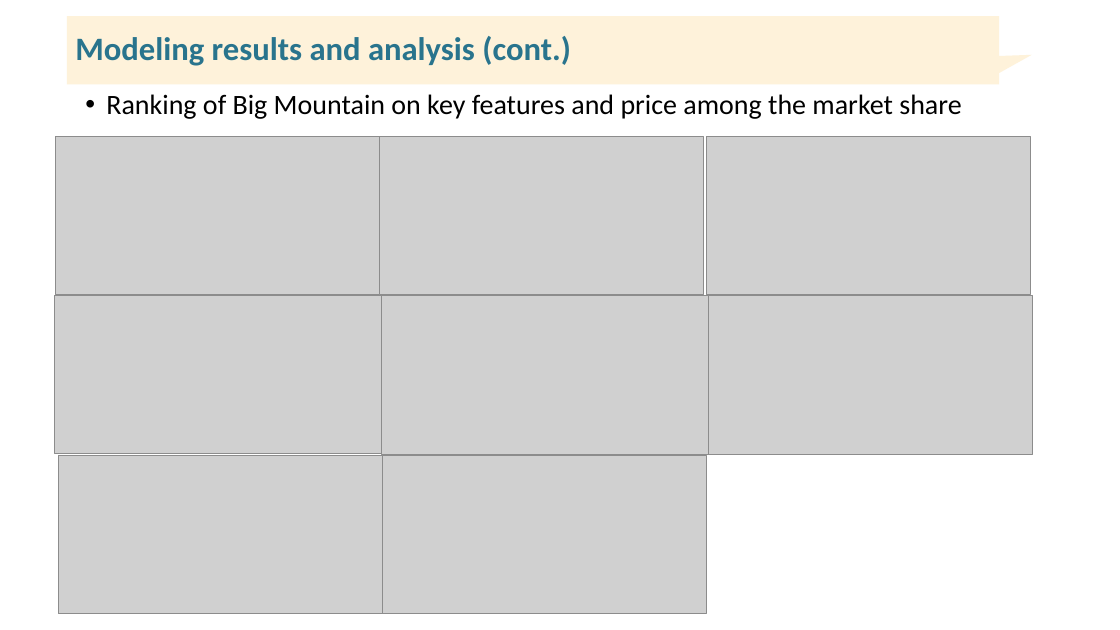
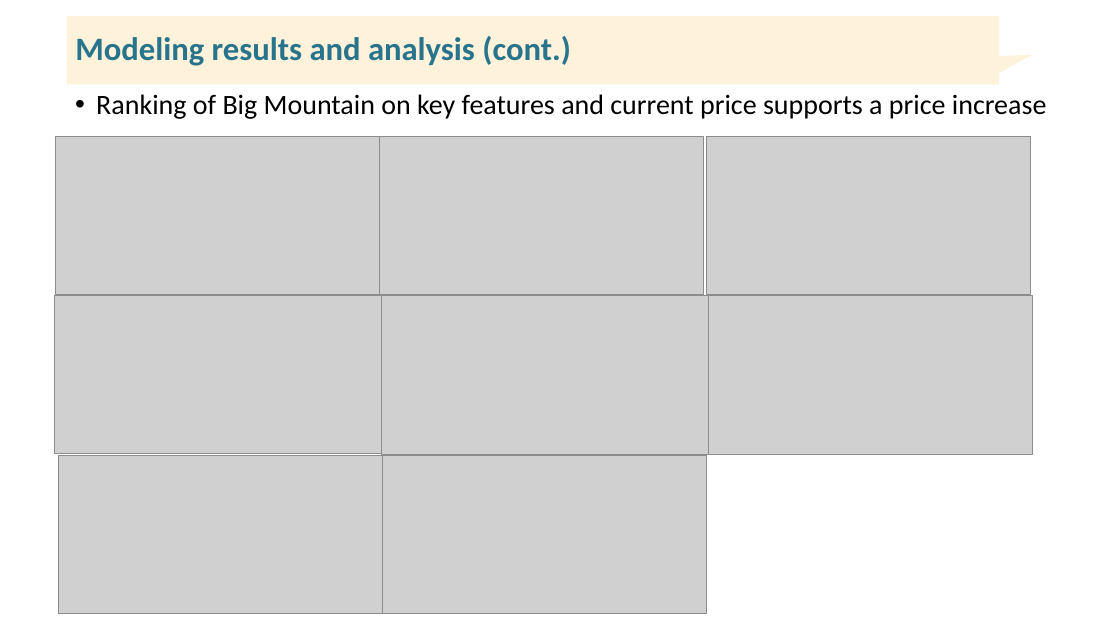
Before and after one commit to jhsshen/DataScienceGuidedCapstone, a slide deck: slide 6 of reports/Presentation for Management Team.pptx. Drawn at 1120x630 pixels with LibreOffice and Linux fonts; fonts in the diff are those of the drawing; grey boxes stand for pictures. Boxes give left, top, right and bottom in pixels: in the first picture for what was removed or moved away, otherwise in the second. Text is boxed around its words. In the diff, an @@ line names an element or a change of style, - is before the commit and + after.

```diff
--- a/reports/Presentation for Management Team.pptx
+++ b/reports/Presentation for Management Team.pptx
@@ text at [96, 94, 1047, 119]: text changed @@
-• Ranking of Big Mountain on key features and price among the market share
+• Ranking of Big Mountain on key features and current price supports a price increase
```
Also in this commit, not shown: 3 other slides changed.
